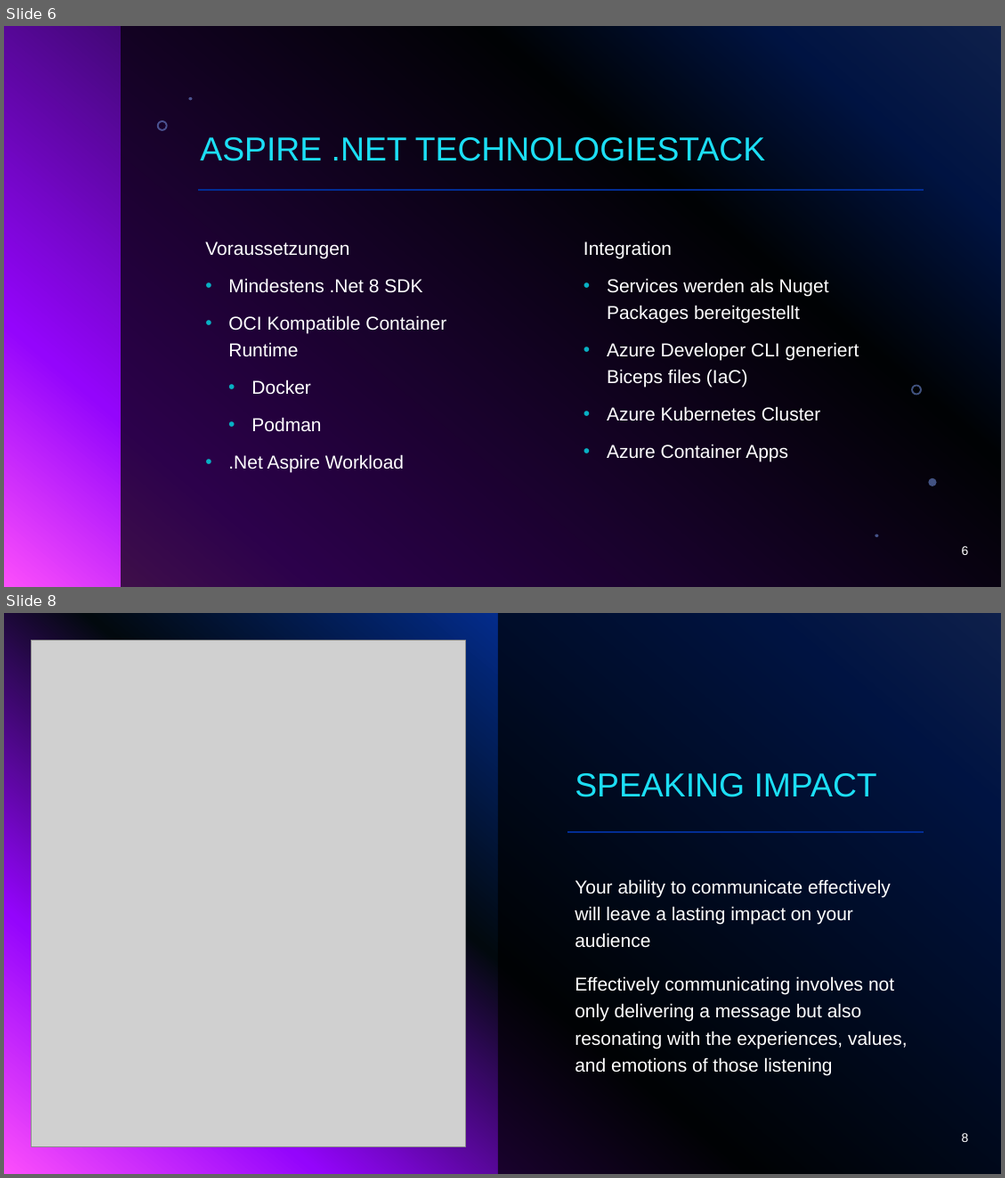
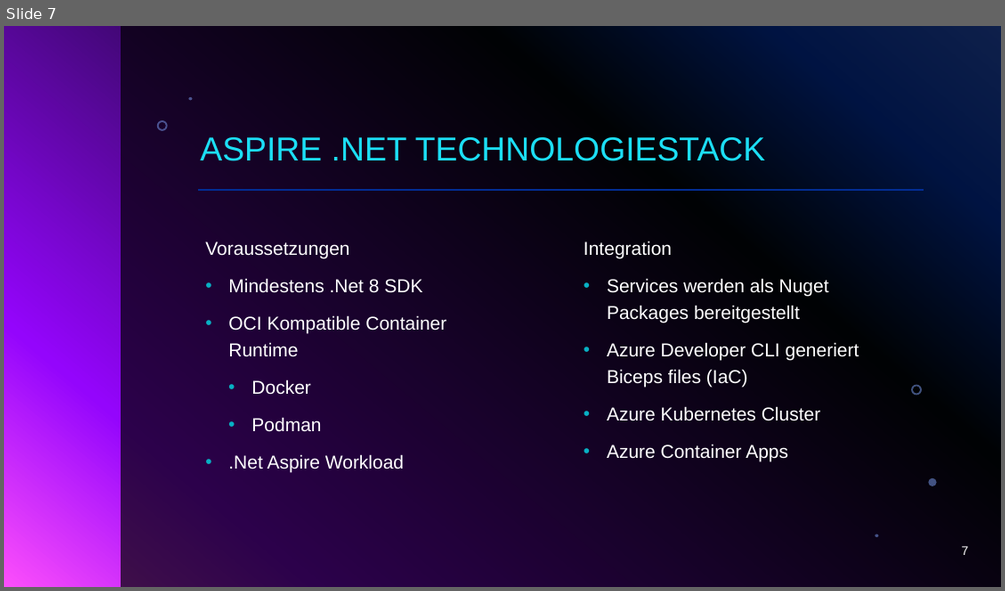
Before and after one commit to zuercheram/aspire-prototype, a slide deck: doc/project-presentation/aspire-semester-arbeit.pptx. Shown one above the other, each under a label of ours: slides 6 and 8 before the commit, slide 7 after it; the slides between them are not shown. The pictures are 1005x1178 and 1005x591 pixels, drawn with LibreOffice and Linux fonts; fonts in the diff are those of the drawing; grey boxes stand for pictures; background and template pictures are left out. Boxes give left, top, right and bottom in pixels: in the first picture for what was removed or moved away, otherwise in the second. Text is boxed around its words. In the diff, an @@ line names an element or a change of style, - is before the commit and + after.

```diff
--- a/doc/project-presentation/aspire-semester-arbeit.pptx
+++ b/doc/project-presentation/aspire-semester-arbeit.pptx
@@ slide 8 removed at bbox=[4, 613, 1001, 1174], background gradient #316CFC to #0343DF to #02090E to #9405FC to #FC4EFB @@
@@ rectangle removed at bbox=[498, 613, 1001, 1174] @@
@@ picture removed at bbox=[32, 641, 465, 1146] @@
@@ title removed at bbox=[574, 773, 877, 797] @@
-SPEAKING IMPACT
@@ line removed from (567, 832) to (923, 832) @@
@@ text removed at bbox=[574, 879, 906, 1075] @@
-Your ability to communicate effectively will leave a lasting impact on your audience
-Effectively communicating involves not only delivering a message but also resonating with the experiences, values, and emotions of those listening
@@ page number removed at bbox=[962, 1133, 969, 1142] @@
-8
@@ what was slide 6 is now slide 7 @@
@@ page number at bbox=[962, 546, 969, 555]: text changed @@
-6
+7
```
Also in this commit, not shown: 2 slides changed, 6 slides added, 4 other slides removed.
